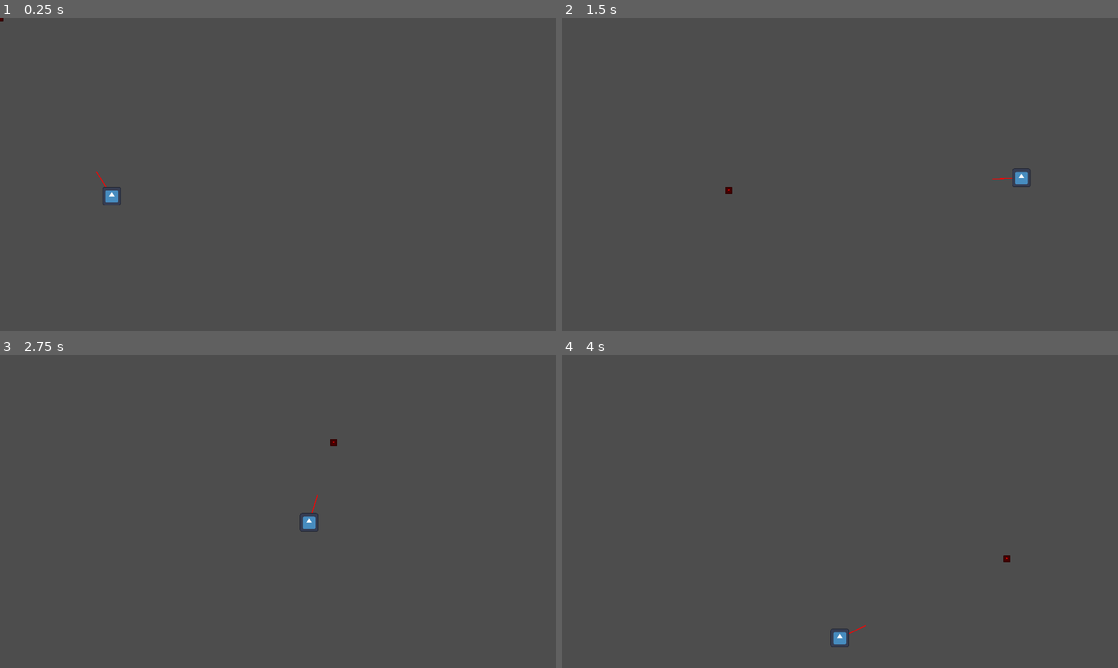
Above: before the commit, frames 1-4 (two rows, left to right).
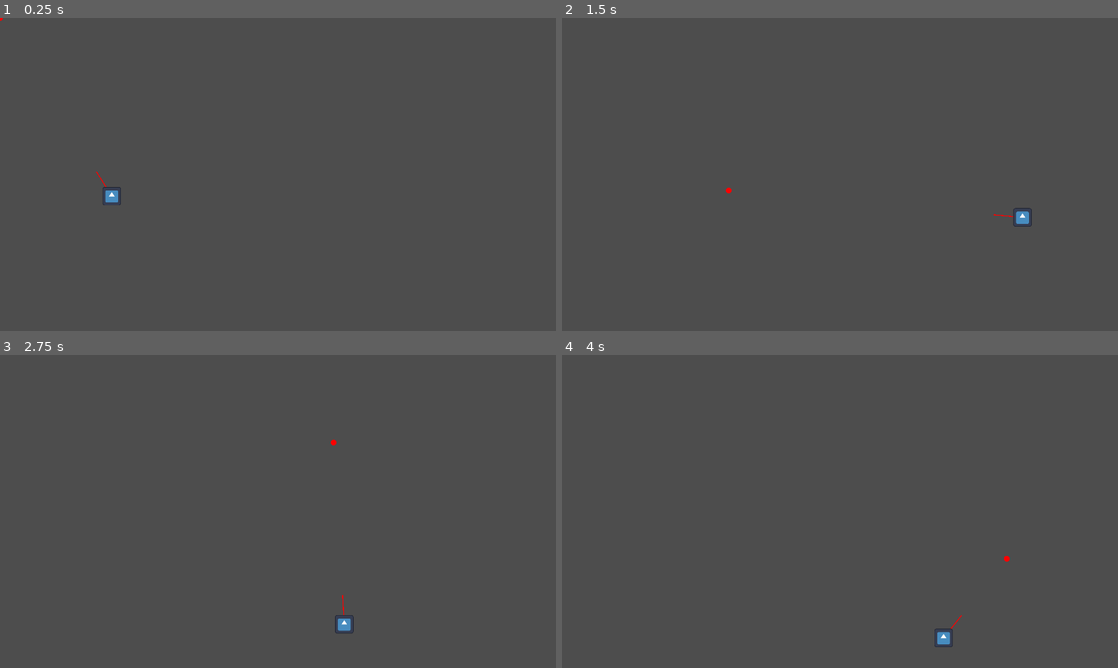
Above: after the commit, the same moments.

Repository: leogeier/ggj24-lasercats
Game: Godot game, scene res://main.tscn
The game is run twice, just before and just after one commit, with the same random seed, the same clock (stepped at 60 frames per second) and the same inputs. The engine's default icon, where the game draws it, is replaced by a stand-in: a white triangle on a blue panel in a dark square.
Inputs (mouse positions are in pixels of both pictures, inside the frame that each line leads up to):
- Up to frame 1 (0.25 s): no input
- Up to frame 2 (1.5 s): move the mouse to (962, 158) at 0.52 s; move the mouse to (728, 190) at 1.27 s
- Up to frame 3 (2.75 s): move the mouse to (333, 442) at 2.02 s
- Up to frame 4 (4 s): move the mouse to (812, 574) at 2.77 s; move the mouse to (1006, 558) at 3.52 s

The runs differ from the first frame. In frame 1, less than 0.1% of the frame differs, in the area x 0-1%, y 0-2%; in frame 2, 0.3%; in frame 3, 0.3%; in frame 4, 0.3%, in the area x 48-81%, y 64-94%.

Commit message:
more cat

Diff:
--- a/game/main.tscn
+++ b/game/main.tscn
@@ -7,6 +7,15 @@
 friction = 0.58
 
 [sub_resource type="WorldBoundaryShape2D" id="WorldBoundaryShape2D_3ysrg"]
+
+[sub_resource type="PhysicsMaterial" id="PhysicsMaterial_5ruui"]
+friction = 0.45
+
+[sub_resource type="RectangleShape2D" id="RectangleShape2D_2ywyu"]
+size = Vector2(420, 20)
+
+[sub_resource type="RectangleShape2D" id="RectangleShape2D_r5jye"]
+size = Vector2(34, 112)
 
 [node name="Main" type="Node2D"]
 
@@ -21,3 +30,52 @@
 shape = SubResource("WorldBoundaryShape2D_3ysrg")
 
 [node name="Laserpointer" parent="." instance=ExtResource("2_x85f1")]
+
+[node name="StaticBody2D2" type="StaticBody2D" parent="."]
+position = Vector2(1532, 779)
+physics_material_override = SubResource("PhysicsMaterial_5ruui")
+
+[node name="CollisionShape2D" type="CollisionShape2D" parent="StaticBody2D2"]
+shape = SubResource("RectangleShape2D_2ywyu")
+
+[node name="StaticBody2D3" type="StaticBody2D" parent="."]
+position = Vector2(1808, 536)
+physics_material_override = SubResource("PhysicsMaterial_5ruui")
+
+[node name="CollisionShape2D" type="CollisionShape2D" parent="StaticBody2D3"]
+shape = SubResource("RectangleShape2D_2ywyu")
+
+[node name="StaticBody2D4" type="StaticBody2D" parent="."]
+position = Vector2(1249, 337)
+physics_material_override = SubResource("PhysicsMaterial_5ruui")
+
+[node name="CollisionShape2D" type="CollisionShape2D" parent="StaticBody2D4"]
+shape = SubResource("RectangleShape2D_2ywyu")
+
+[node name="StaticBody2D5" type="StaticBody2D" parent="."]
+position = Vector2(836, 547)
+physics_material_override = SubResource("PhysicsMaterial_5ruui")
+
+[node name="CollisionShape2D" type="CollisionShape2D" parent="StaticBody2D5"]
+shape = SubResource("RectangleShape2D_2ywyu")
+
+[node name="StaticBody2D6" type="StaticBody2D" parent="."]
+position = Vector2(363, 897)
+physics_material_override = SubResource("PhysicsMaterial_5ruui")
+
+[node name="CollisionShape2D" type="CollisionShape2D" parent="StaticBody2D6"]
+shape = SubResource("RectangleShape2D_2ywyu")
+
+[node name="StaticBody2D7" type="StaticBody2D" parent="."]
+position = Vector2(209, 769)
+rotation = 0.762398
+physics_material_override = SubResource("PhysicsMaterial_5ruui")
+
+[node name="CollisionShape2D" type="CollisionShape2D" parent="StaticBody2D7"]
+shape = SubResource("RectangleShape2D_2ywyu")
+
+[node name="RigidBody2D" type="RigidBody2D" parent="."]
+position = Vector2(986, 475)
+
+[node name="CollisionShape2D" type="CollisionShape2D" parent="RigidBody2D"]
+shape = SubResource("RectangleShape2D_r5jye")
--- a/game/project.godot
+++ b/game/project.godot
@@ -28,6 +28,7 @@
 
 [physics]
 
+common/max_physics_steps_per_frame=30
 2d/default_gravity=9800.0
 
 [rendering]
--- a/game/scenes/cat/cat.gd
+++ b/game/scenes/cat/cat.gd
@@ -2,8 +2,10 @@
 
 @export var horizontal_forward_force = 10000
 @export var jump_force = 3000
+@export var jump_flick_threshold = 100
 
 var last_laser_pointer_position = Vector2.ZERO
+var laser_pointer
 
 #func _input(event):
 	#if event is InputEventMouseMotion:
@@ -39,10 +41,22 @@
 	var force = Vector2.ZERO
 	force.x = laser_dir.x * horizontal_forward_force if is_on_ground() else 0
 	state.apply_central_force(force)
-	if is_on_ground() and not is_laser_close() and is_jump_cooldown_complete() and laser_dir.y < -0.8:
-		#print("here", impulse_cooldown)
-		state.apply_central_impulse(Vector2(0, -jump_force))
-		start_impulse_cooldown()
+
+	if is_on_ground() and is_jump_cooldown_complete():
+		var should_jump = false
+		var jump_vector
+
+		if not is_laser_close() and laser_dir.y < -0.8:
+			#print("here", impulse_cooldown)
+			should_jump = true
+			jump_vector = laser_dir * jump_force * Vector2(0.5, 1)
+		elif is_laser_close() and laser_pointer.velocity > jump_flick_threshold:
+			should_jump = true
+			jump_vector = laser_dir * jump_force
+
+		if should_jump:
+			state.apply_central_impulse(jump_vector)
+			start_impulse_cooldown()
 
 var was_on_ground = true
 func _physics_process(_delta):
@@ -50,8 +64,13 @@
 		start_jump_cooldown()
 	was_on_ground = is_on_ground()
 
+#var x = [0,0,0,0,0,0,0,0,0,0,0,0,0,0,0,0,0,0,0,0,0,0,0,0,0,0,0,0,0,0]
 func _process(_delta):
 	queue_redraw()
+	#x.pop_front()
+	#x.append(laser_pointer.velocity)
+	#print(x.max())
 
 func _ready():
-	get_tree().get_first_node_in_group("laserpointer").position_changed.connect(_on_laser_pointer_position_changed)
+	laser_pointer = get_tree().get_first_node_in_group("laserpointer")
+	laser_pointer.position_changed.connect(_on_laser_pointer_position_changed)
--- a/game/scenes/cat/cat.tscn
+++ b/game/scenes/cat/cat.tscn
@@ -10,8 +10,8 @@
 size = Vector2(64, 1)
 
 [sub_resource type="CapsuleShape2D" id="CapsuleShape2D_fi3d3"]
-radius = 69.0
-height = 166.0
+radius = 195.0
+height = 496.0
 
 [node name="Cat" type="RigidBody2D"]
 position = Vector2(1, 0)
@@ -40,7 +40,7 @@
 collision_mask = 2
 
 [node name="CollisionShape2D" type="CollisionShape2D" parent="LaserCheck"]
-position = Vector2(-2, -31)
+position = Vector2(-1, -157)
 shape = SubResource("CapsuleShape2D_fi3d3")
 
 [node name="JumpTimer" type="Timer" parent="."]
--- a/game/scenes/laserpointer/laserpointer.gd
+++ b/game/scenes/laserpointer/laserpointer.gd
@@ -12,7 +12,12 @@
 
 var _laser_line = Vector2.ZERO
 func _draw():
-	draw_line(Vector2.ZERO, _laser_line, Color.RED, 2)
+	draw_circle(Vector2.ZERO, 10, Color.RED)
+	var points = [Vector2.ZERO, _laser_line]
+	var red_transparent = Color.RED
+	red_transparent.a = 0
+	var colors = [Color.RED, red_transparent]
+	draw_polyline_colors(points, colors, 5, true)
 
 func get_laser_position():
 	return position
--- a/game/scenes/laserpointer/laserpointer.tscn
+++ b/game/scenes/laserpointer/laserpointer.tscn
@@ -9,6 +9,7 @@
 script = ExtResource("1_hi5rs")
 
 [node name="Icon" type="Sprite2D" parent="."]
+visible = false
 modulate = Color(1, 0, 0, 1)
 scale = Vector2(0.1875, 0.1875)
 texture = ExtResource("1_vcs7j")
Not shown: 1 places in game/main.tscn that only renumber resources
